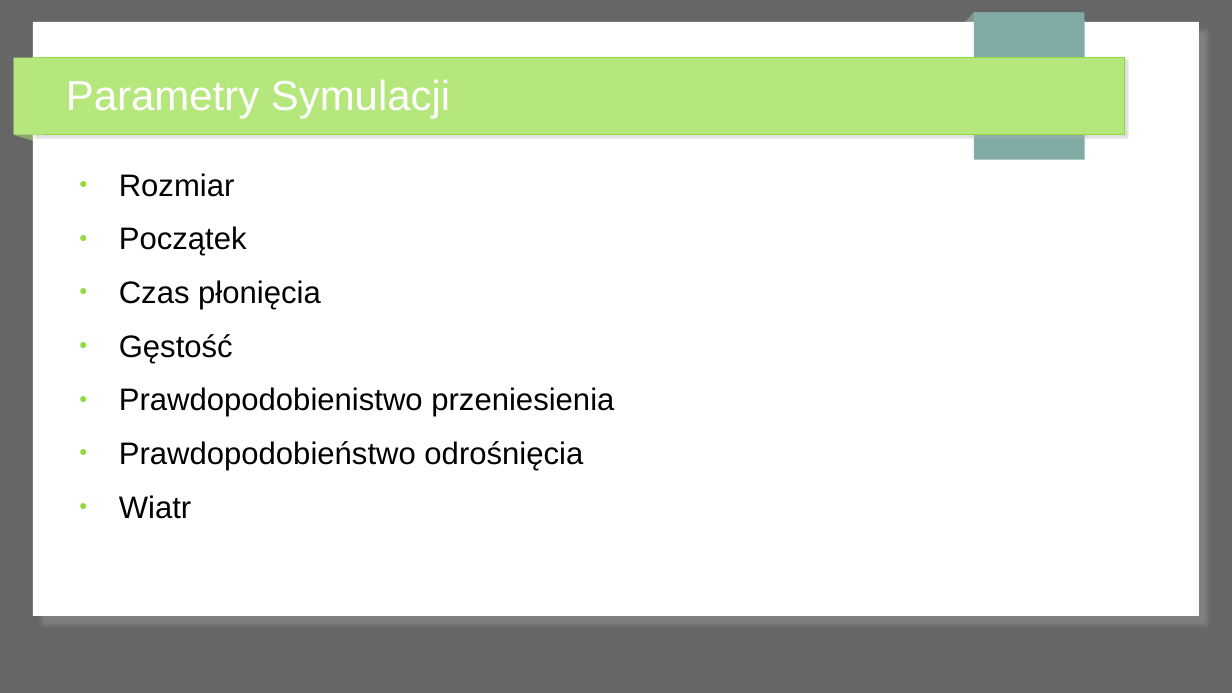
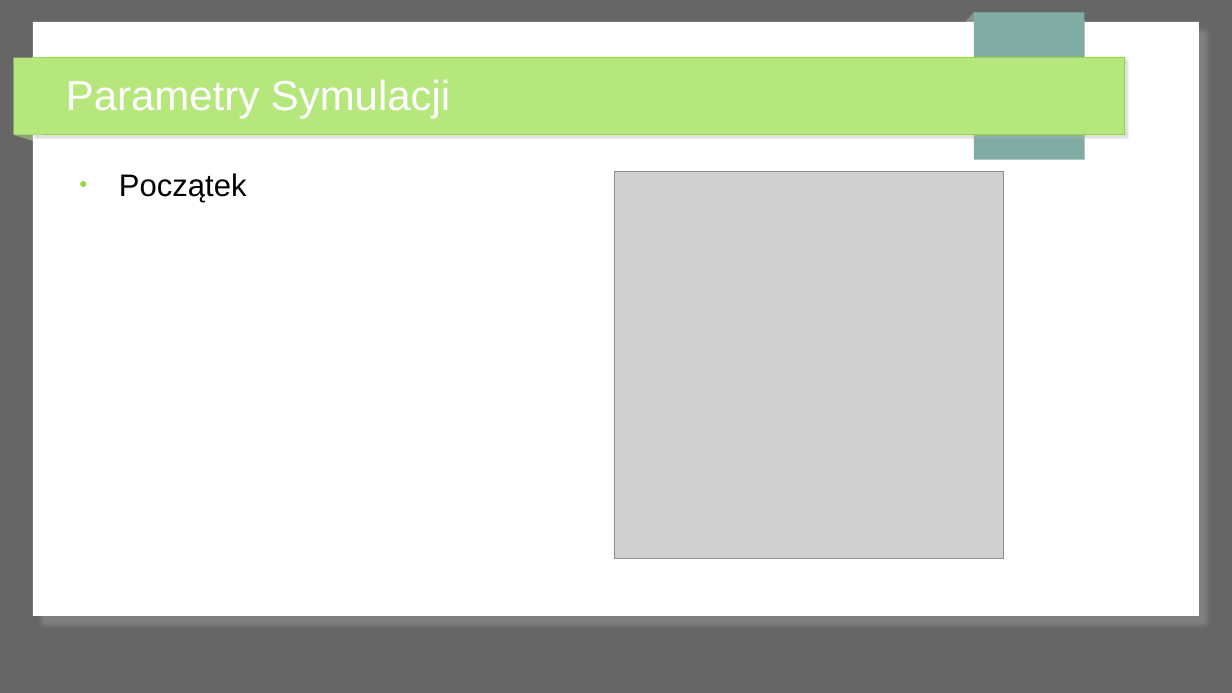
Before and after one commit to Kac-S/symulacja_pozaru_lasu, a slide deck: slide 3 of prezentacja_las.odp (slide 10 before the commit). Drawn at 1232x693 pixels with LibreOffice and Linux fonts; fonts in the diff are those of the drawing; grey boxes stand for pictures. Boxes give left, top, right and bottom in pixels: in the first picture for what was removed or moved away, otherwise in the second. Text is boxed around its words. In the diff, an @@ line names an element or a change of style, - is before the commit and + after.

```diff
--- a/prezentacja_las.odp
+++ b/prezentacja_las.odp
@@ text at (119,173,235,197): paragraph removed @@
-● Rozmiar
@@ picture added at (615,172,1004,559) @@
@@ text at (119,280,614,519): paragraphs removed @@
-● Czas płonięcia
-● Gęstość
-● Prawdopodobienistwo przeniesienia
-● Prawdopodobieństwo odrośnięcia
-● Wiatr
```
Also in this commit, not shown: 6 other slides changed, 3 slides removed, 3 other files.
